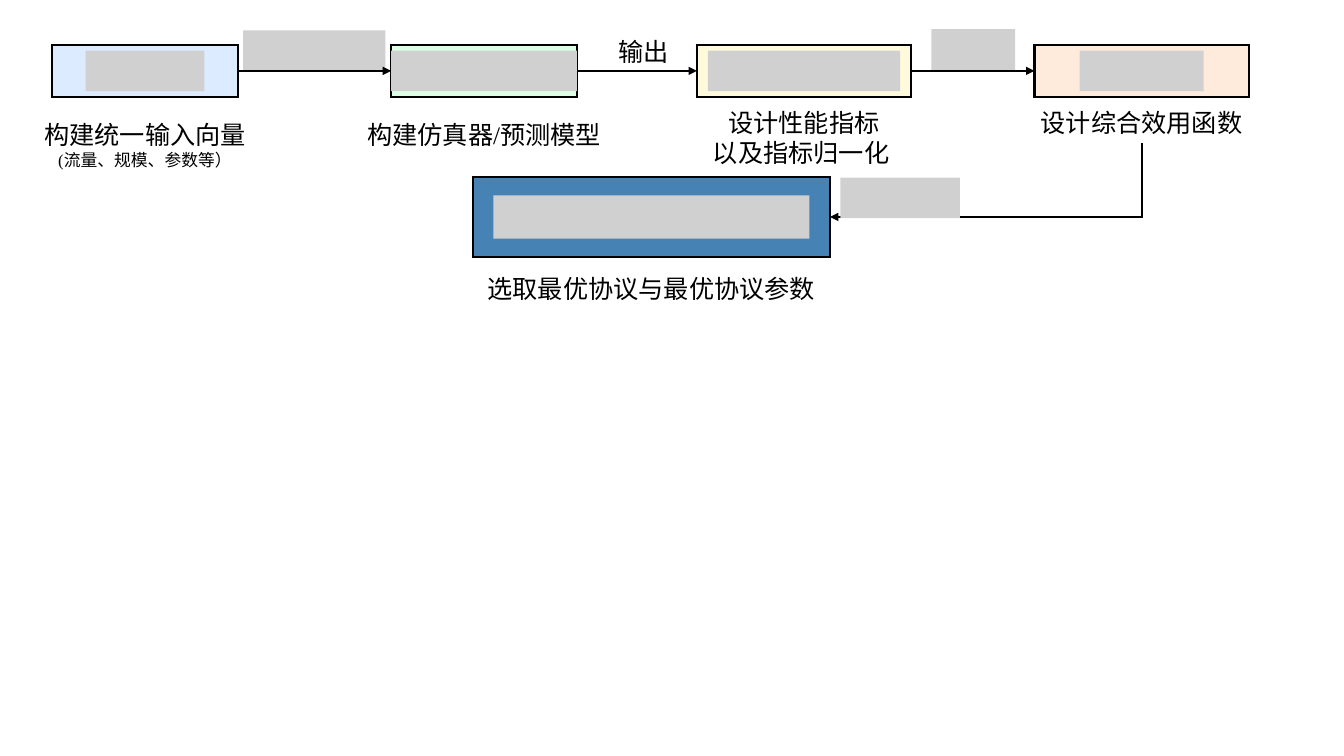
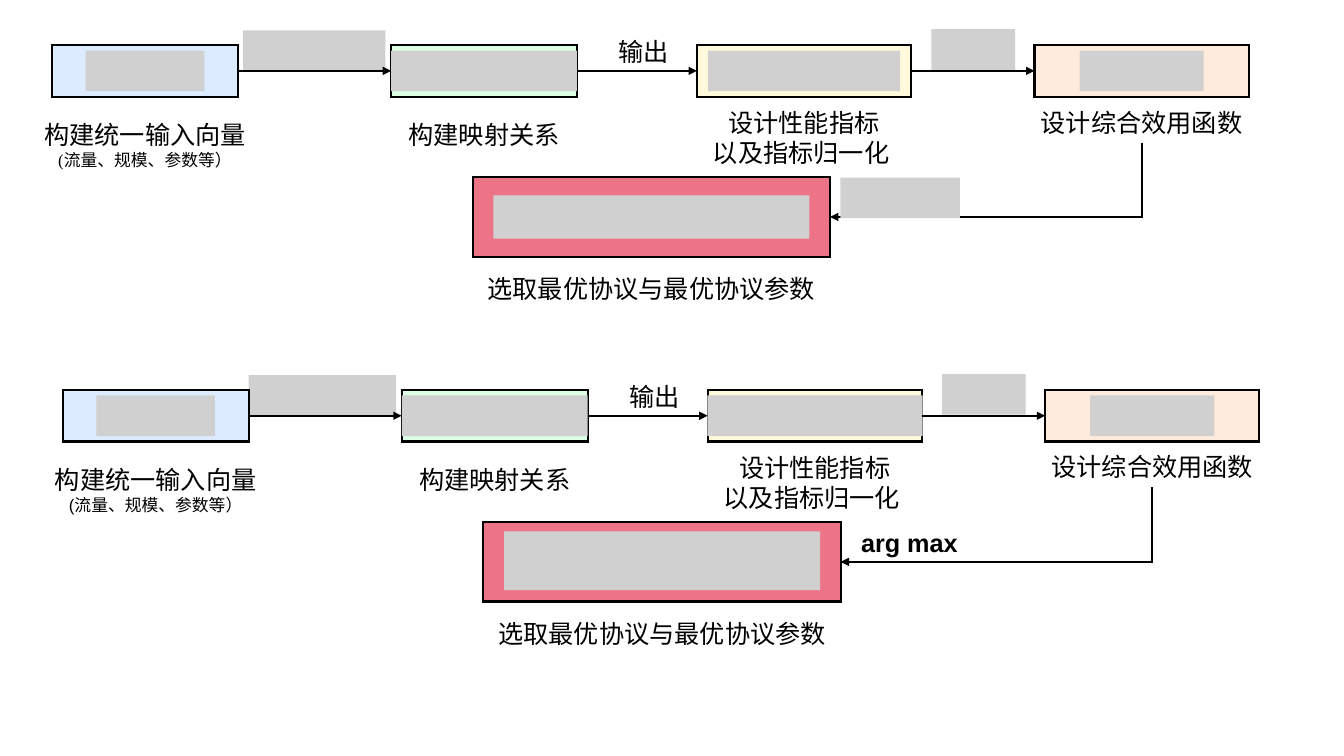
Before and after one commit to Aworrier/zzzwl-big_paper, a slide deck: slide 2 of PPT画图.pptx. Drawn at 1344x756 pixels with LibreOffice and Linux fonts; fonts in the diff are those of the drawing; grey boxes stand for pictures. Boxes give left, top, right and bottom in pixels: in the first picture for what was removed or moved away, otherwise in the second. Text is boxed around its words. In the diff, an @@ line names an element or a change of style, - is before the commit and + after.

```diff
--- a/PPT画图.pptx
+++ b/PPT画图.pptx
@@ text at (408, 122, 559, 146): text changed @@
-构建仿真器/预测模型
+构建映射关系
@@ rectangle at (473, 177, 830, 257): fill #4682B4 to #ED7387 @@
@@ group added at (55, 374, 1260, 645): 7 texts, 7 pictures, 5 rectangles, 3 arrows, 1 elbow arrow @@
+arg max
+输出
+构建统一输入向量
+(流量、规模、参数等）
+构建映射关系
+设计性能指标
+以及指标归一化
+设计综合效用函数
+选取最优协议与最优协议参数
```
Also in this commit, not shown: 48 other files.
